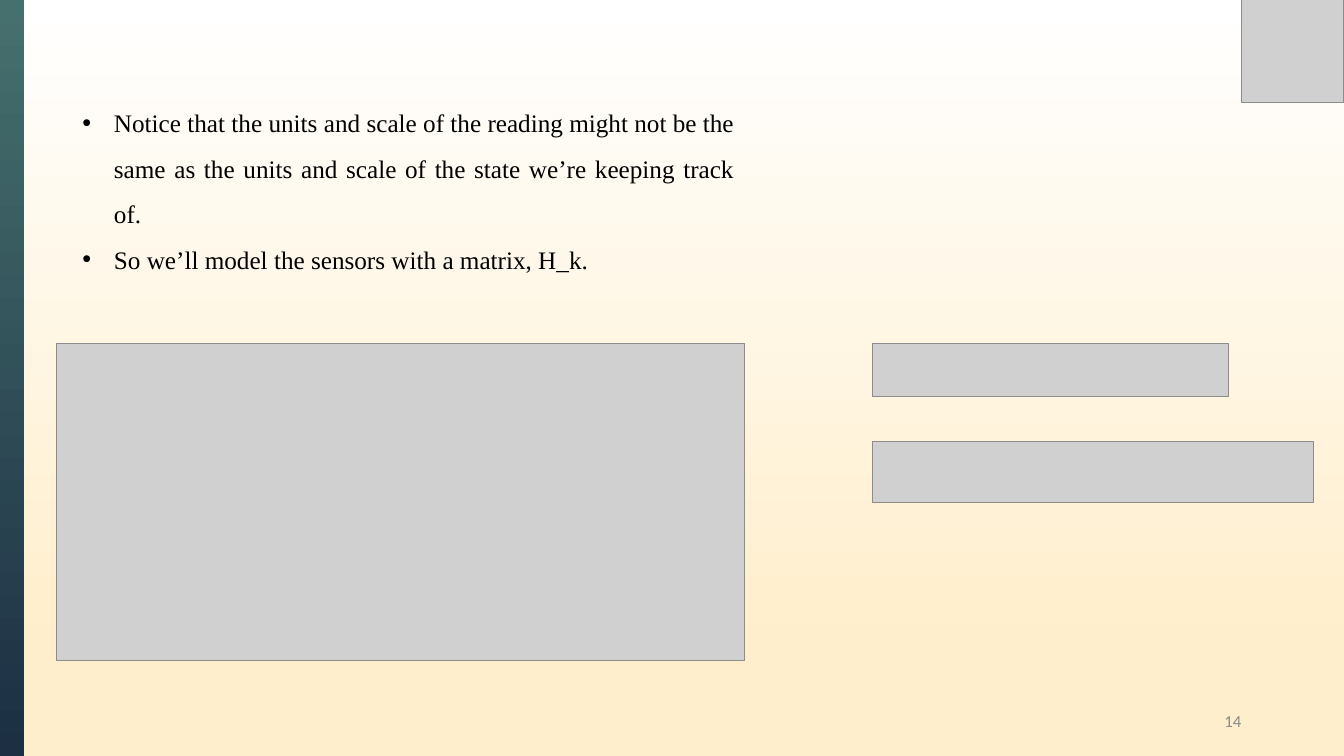
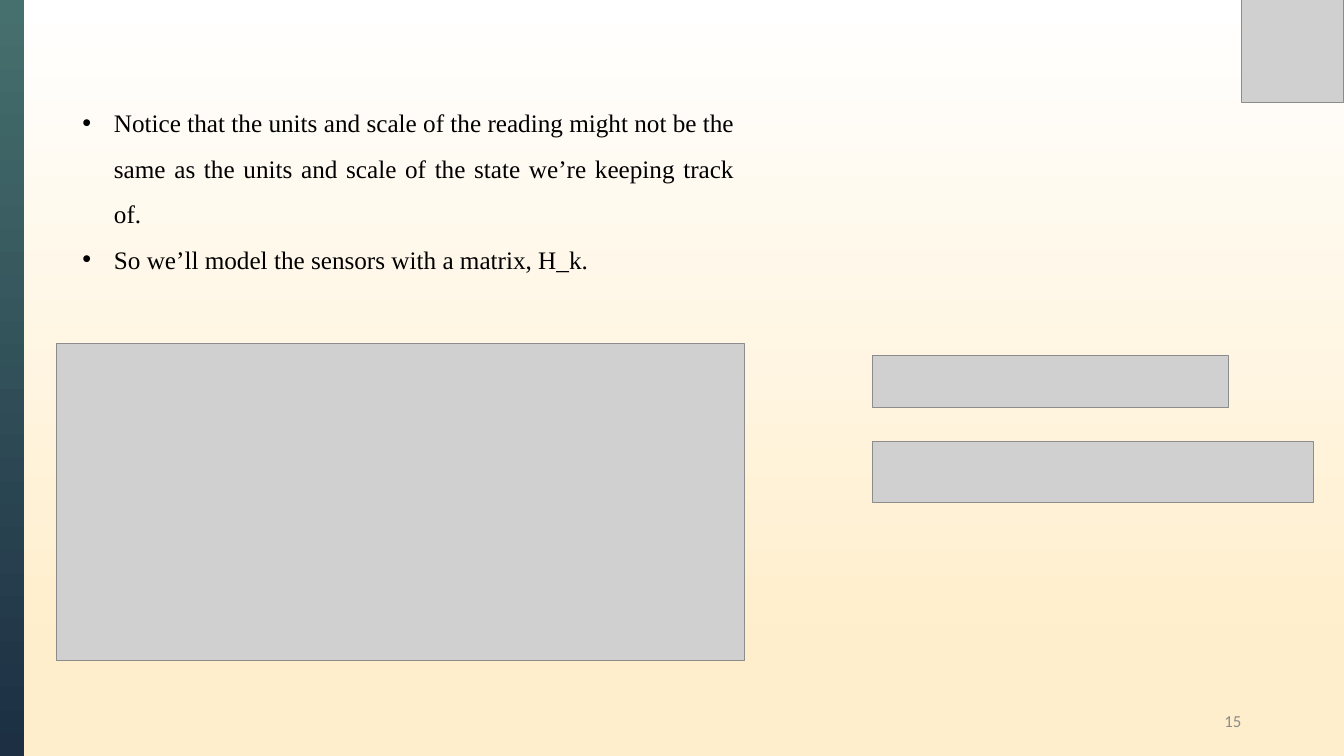
Before and after one commit to XiongWT1024/self-study-2024, a slide deck: slide 15 of Kalman Filter/Kalman Filters.pptx (slide 14 before the commit). Drawn at 1344x756 pixels with LibreOffice and Linux fonts; fonts in the diff are those of the drawing; grey boxes stand for pictures. Boxes give left, top, right and bottom in pixels: in the first picture for what was removed or moved away, otherwise in the second. Text is boxed around its words. In the diff, an @@ line names an element or a change of style, - is before the commit and + after.

```diff
--- a/Kalman Filter/Kalman Filters.pptx
+++ b/Kalman Filter/Kalman Filters.pptx
@@ picture: place and size @@
-picture at <box>873,344,1229,396</box>
+picture at <box>873,355,1229,407</box>
@@ page number at <box>1224,716,1241,727</box>: text changed @@
-14
+15
```
Also in this commit, not shown: 9 other slides changed, 3 slides added.
